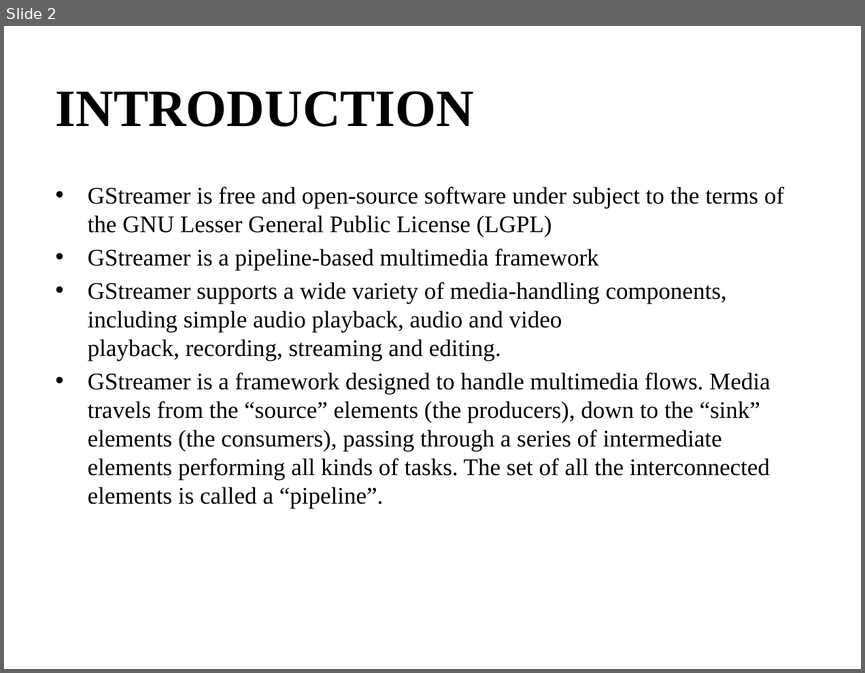
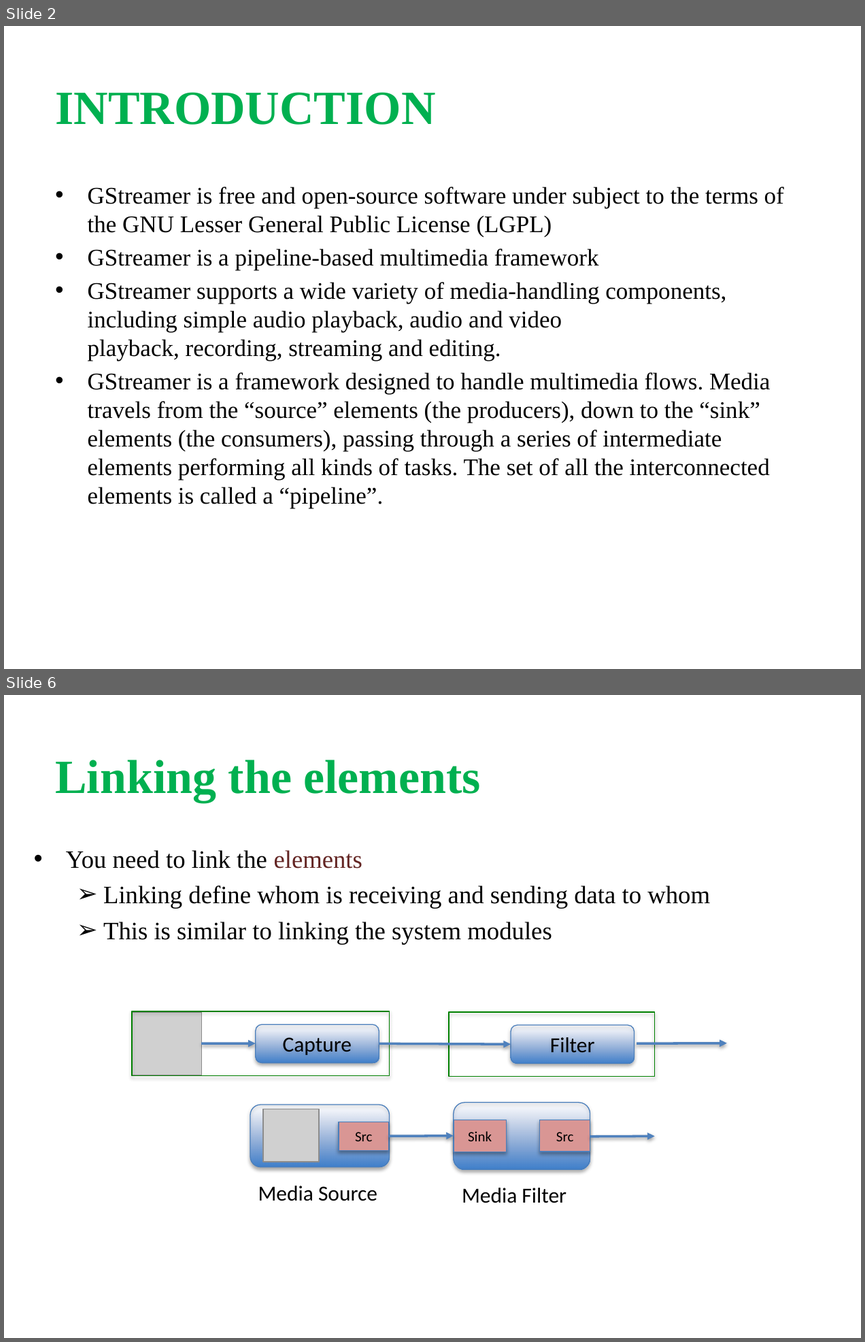
Before and after one commit to shashikala-katthi/TSHtraining, a slide deck: Video/Docs/Gstreamer.pptx. Shown one above the other, each under a label of ours: slide 2 before the commit, slides 2 and 6 after it; the slides between them are not shown. The pictures are 865x673 and 865x1342 pixels, drawn with LibreOffice and Linux fonts; fonts in the diff are those of the drawing; grey boxes stand for pictures. Boxes give left, top, right and bottom in pixels: in the first picture for what was removed or moved away, otherwise in the second. Text is boxed around its words. In the diff, an @@ line names an element or a change of style, - is before the commit and + after.

```diff
--- a/Video/Docs/Gstreamer.pptx
+++ b/Video/Docs/Gstreamer.pptx
@@ slide 6 added at (4,695,861,1338), background #FFFFFF @@
@@ text added at (55,760,481,802), 40 pt, text #00B050, bold @@
+Linking the elements
@@ text added at (66,850,710,944), 21 pt, text #000000 @@
+• You need to link the elements
+  ➢ Linking define whom is receiving and sending data to whom
+  ➢ This is similar to linking the system modules
@@ picture added at (132,1012,201,1075) @@
@@ rectangle added at (132,1011,389,1075), outline #008000 0.75 pt @@
@@ rectangle added at (449,1012,654,1076), outline #008000 0.75 pt @@
@@ rounded rectangle added at (256,1024,379,1063), fill gradient #3E7FCC to #A4C1FF, outline #4A7EBB 0.75 pt, 18 pt, text #000000 @@
+Capture
@@ rounded rectangle added at (511,1025,634,1064), fill gradient #3E7FCC to #A4C1FF, outline #4A7EBB 0.75 pt, 18 pt, text #000000 @@
+Filter
@@ freeform shape added at (201,1044,255,1044), outline #4F81BD 2 pt @@
@@ freeform shape added at (379,1044,511,1045), outline #4F81BD 2 pt @@
@@ freeform shape added at (636,1043,726,1043), outline #4F81BD 2 pt @@
@@ rounded rectangle added at (454,1102,590,1169), fill gradient #3E7FCC to #A4C1FF, outline #4A7EBB 0.75 pt @@
@@ rounded rectangle added at (250,1104,389,1167), fill gradient #3E7FCC to #A4C1FF, outline #4A7EBB 0.75 pt @@
@@ picture added at (263,1109,318,1161) @@
@@ rectangle added at (338,1121,389,1151), fill #D99694, outline #4A7EBB 0.75 pt, 12 pt, text #000000 @@
+Src
@@ rectangle added at (454,1120,507,1152), fill #D99694, outline #4A7EBB 0.75 pt, 12 pt, text #000000 @@
+Sink
@@ rectangle added at (540,1120,590,1152), fill #D99694, outline #4A7EBB 0.75 pt, 12 pt, text #000000 @@
+Src
@@ freeform shape added at (389,1136,453,1136), outline #4F81BD 2 pt @@
@@ freeform shape added at (590,1136,654,1136), outline #4F81BD 2 pt @@
@@ text added at (258,1185,377,1201), 18 pt, text #000000 @@
+Media Source
@@ text added at (462,1187,566,1203), 18 pt, text #000000 @@
+Media Filter
@@ slide 2 changed as well @@
@@ text "INTRODUCTION" at (55,92,435,125): size 44 to 40 pt, text colour #000000 to #00B050 @@
@@ text "GStreamer is free and open-source ..." at (88,186,784,509): indent changed @@
```
Also in this commit, not shown: 19 other slides changed, 6 other slides added.
